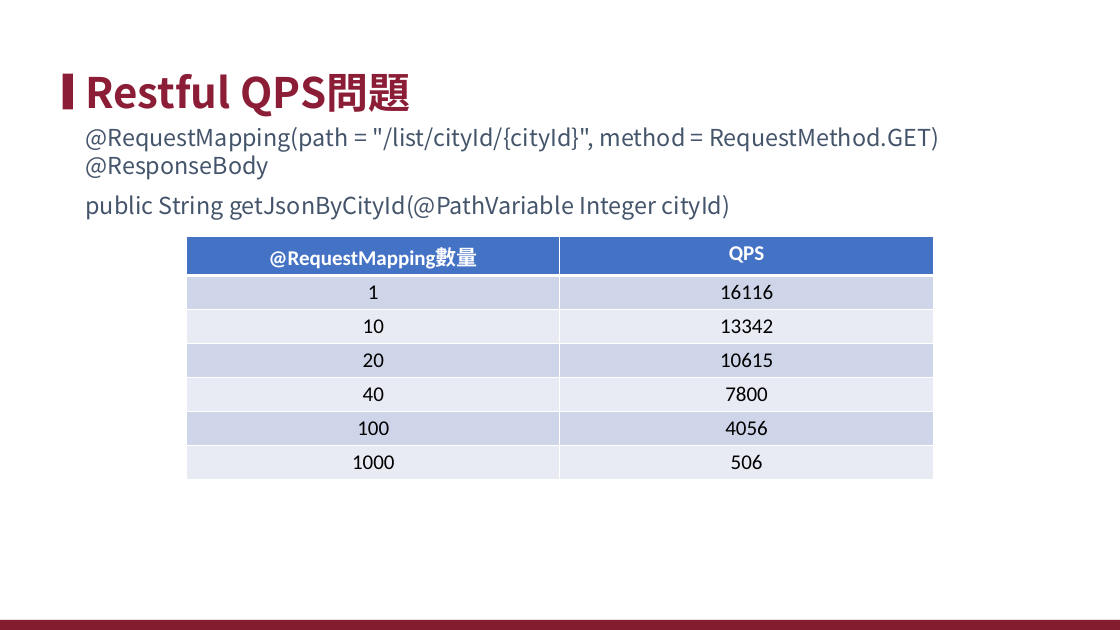
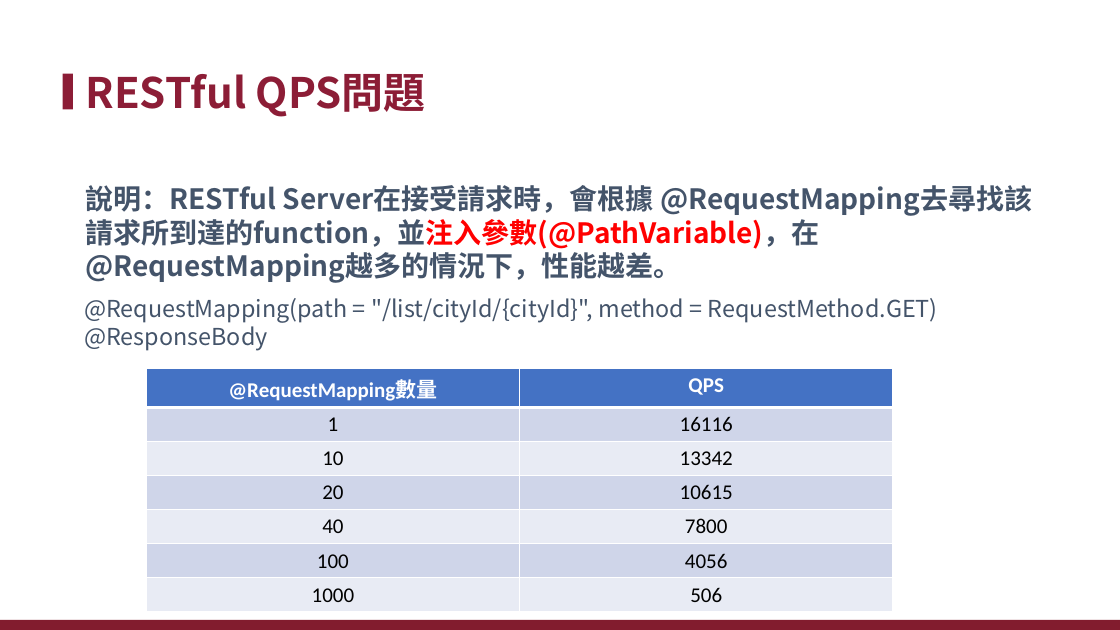
Before and after one commit to xiauchen/5__gRPC, a slide deck: slide 46 of 空白PPT.pptx (slide 37 before the commit). Drawn at 1120x630 pixels with LibreOffice and Linux fonts; fonts in the diff are those of the drawing; background and template pictures are left out. Boxes give left, top, right and bottom in pixels: in the first picture for what was removed or moved away, otherwise in the second. Text is boxed around its words. In the diff, an @@ line names an element or a change of style, - is before the commit and + after.

```diff
--- a/空白PPT.pptx
+++ b/空白PPT.pptx
@@ title at (x1=85, y1=74, x2=426, y2=117): text changed @@
-Restful QPS問題
+RESTful QPS問題
@@ text at (x1=85, y1=195, x2=731, y2=220): paragraph removed @@
-public String getJsonByCityId(@PathVariable Integer cityId)
@@ text added at (x1=85, y1=185, x2=819, y2=283), 24 pt, text #44546A, bold @@
+說明：RESTful Server在接受請求時，會根據 @RequestMapping去尋找該請求所到達的function，並注入參數(@PathVariable)，在@RequestMapping越多的情況下，性能越差。
@@ text "@RequestMapping(path = "/list/cityId/{cityId}", method = ..." moved from (x1=85, y1=127, x2=939, y2=220) to (x1=84, y1=298, x2=938, y2=351) @@
@@ table moved from (x1=187, y1=237, x2=933, y2=475) to (x1=146, y1=369, x2=892, y2=607) @@
```
Also in this commit, not shown: 23 other slides changed, 19 slides added, 4 slides removed, 17 other files.
